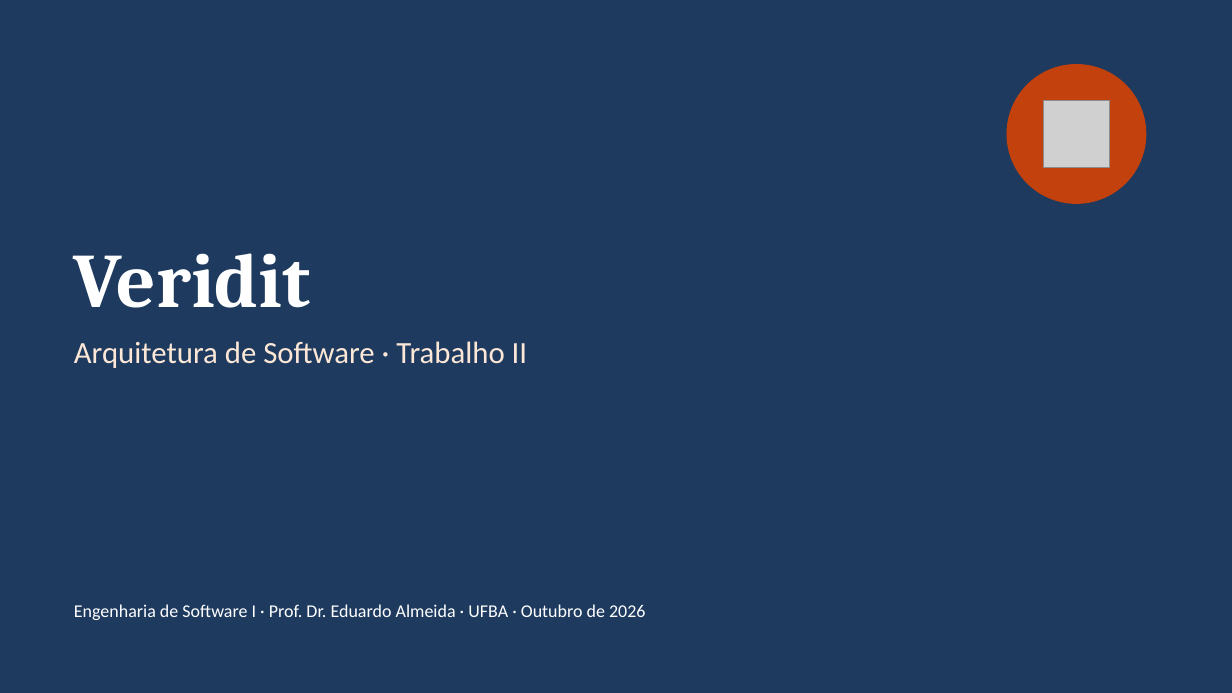
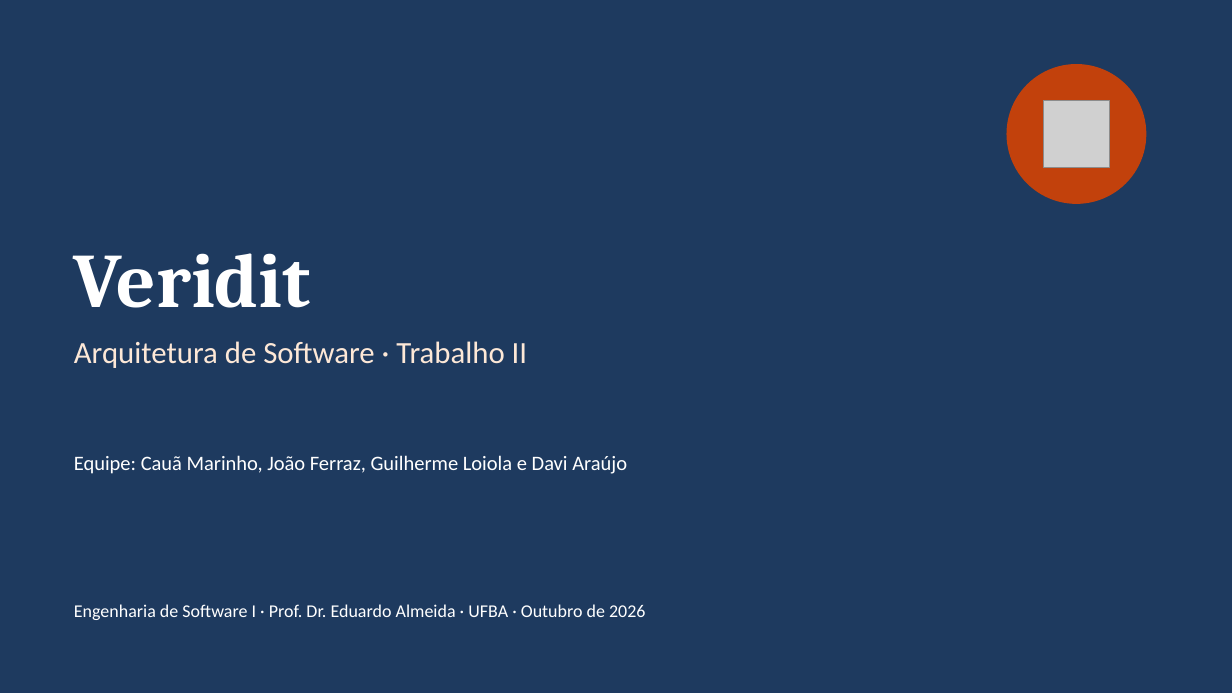
Before and after one commit to cauaalmeida01/projeto2, a slide deck: slide 1 of entregas/veridit-apresentacao-arquitetura.pptx. Drawn at 1232x693 pixels with LibreOffice and Linux fonts; fonts in the diff are those of the drawing; grey boxes stand for pictures. Boxes give left, top, right and bottom in pixels: in the first picture for what was removed or moved away, otherwise in the second. Text is boxed around its words. In the diff, an @@ line names an element or a change of style, - is before the commit and + after.

```diff
--- a/entregas/veridit-apresentacao-arquitetura.pptx
+++ b/entregas/veridit-apresentacao-arquitetura.pptx
@@ text added at [74,455,627,474], 16 pt, text #FFFFFF @@
+Equipe: Cauã Marinho, João Ferraz, Guilherme Loiola e Davi Araújo
```
Also in this commit, not shown: 1 other slide changed, 14 other files.
